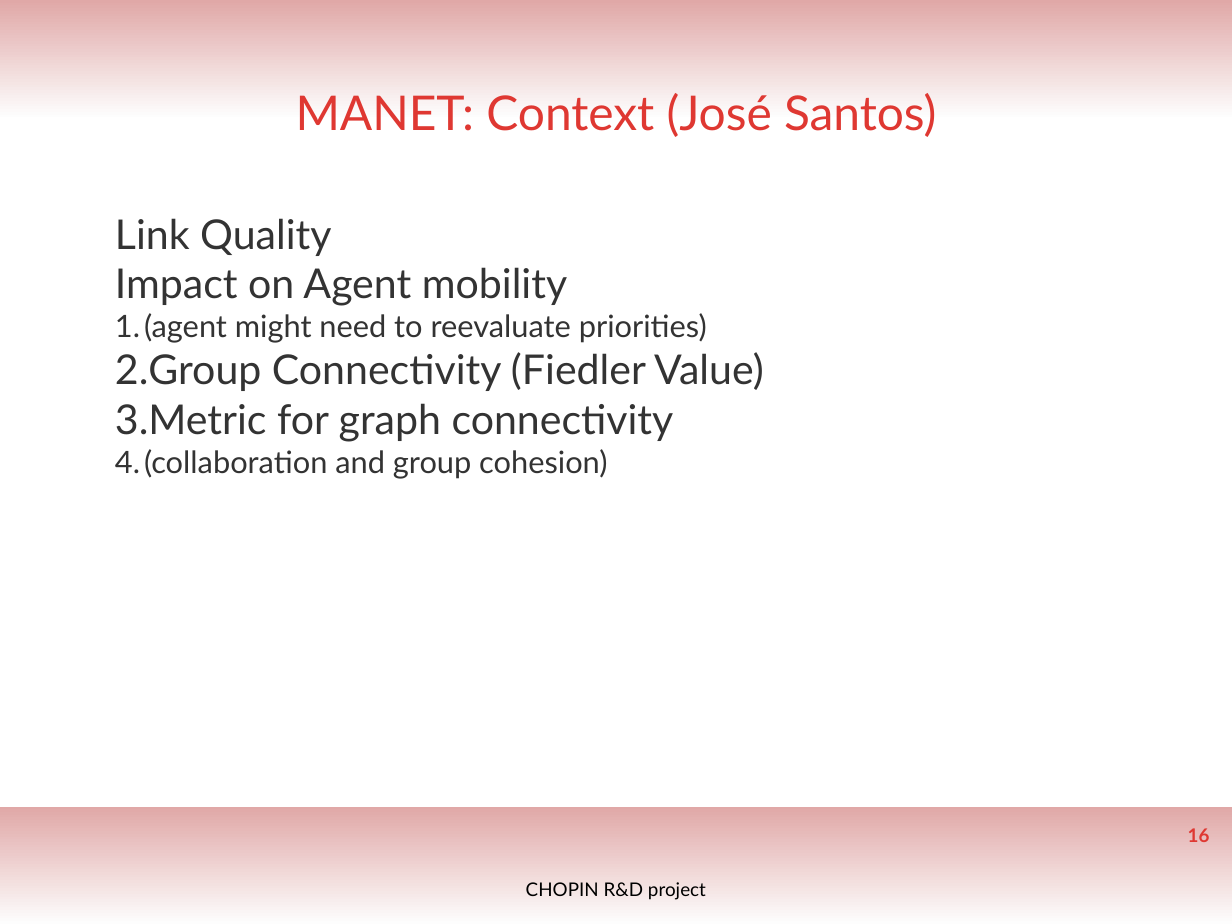
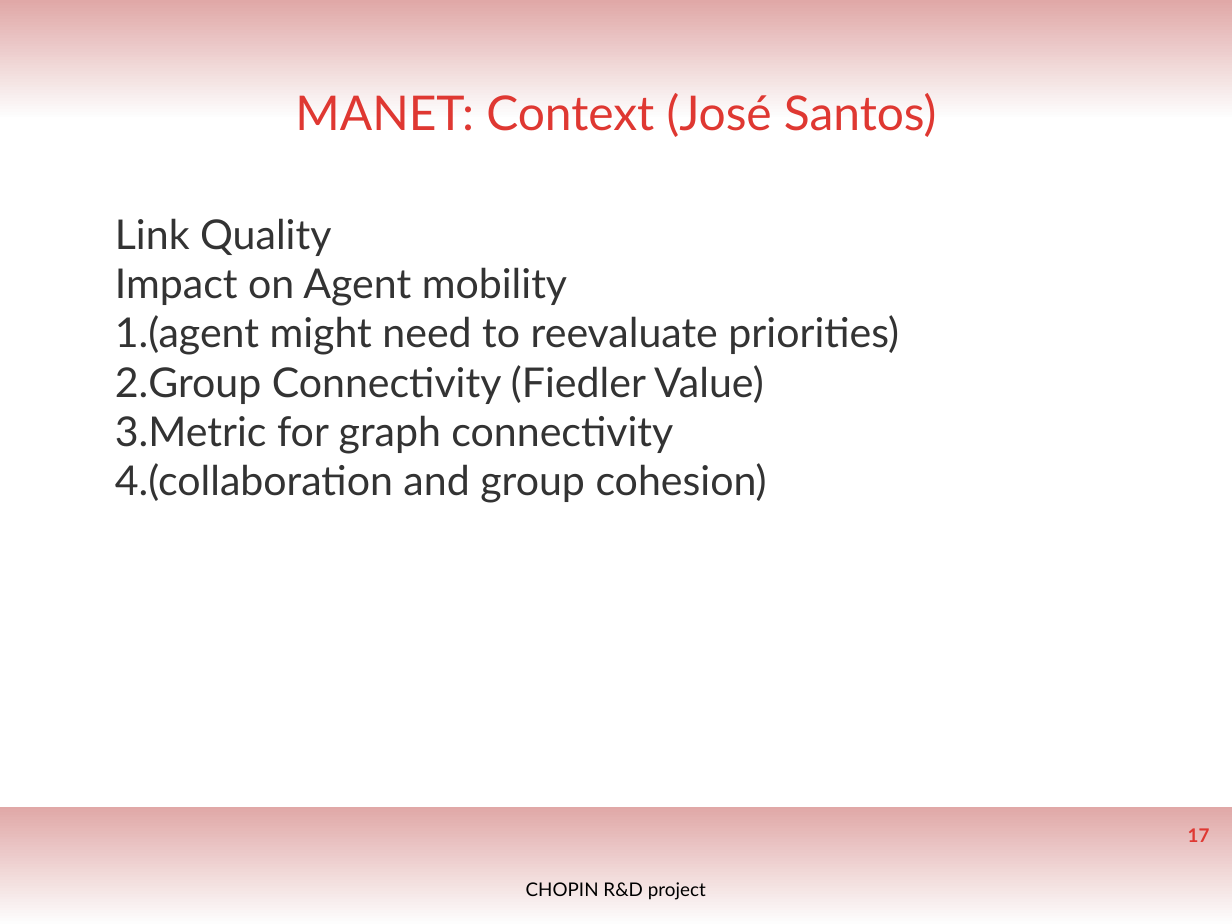
Before and after one commit to olchandra/Context_Awareness_CHOPIN, a slide deck: slide 17 of Context Papers/ISR_meeting_Context_Awarenes.pptx (slide 16 before the commit). Drawn at 1232x924 pixels with LibreOffice and Linux fonts; fonts in the diff are those of the drawing; background and template pictures are left out. Boxes give left, top, right and bottom in pixels: in the first picture for what was removed or moved away, otherwise in the second. Text is boxed around its words. In the diff, an @@ line names an element or a change of style, - is before the commit and + after.

```diff
--- a/Context Papers/ISR_meeting_Context_Awarenes.pptx
+++ b/Context Papers/ISR_meeting_Context_Awarenes.pptx
@@ text at bbox=[115, 218, 899, 503]: text changed @@
-1. Link Quality
-   Impact on Agent mobility
-   (agent might need to reevaluate priorities)
-2. Group Connectivity (Fiedler Value)
-   Metric for graph connectivity
-   (collaboration and group cohesion)
+Link Quality
+Impact on Agent mobility
+1. (agent might need to reevaluate priorities)
+2. Group Connectivity (Fiedler Value)
+3. Metric for graph connectivity
+4. (collaboration and group cohesion)
@@ page number at bbox=[1188, 828, 1210, 842]: text changed @@
-16
+17
```
Also in this commit, not shown: 16 other slides changed, 1 slide added, 1 other file.
